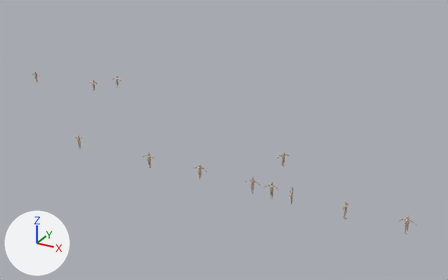
What one commit did to the Blender file ehdcjf11.blend.
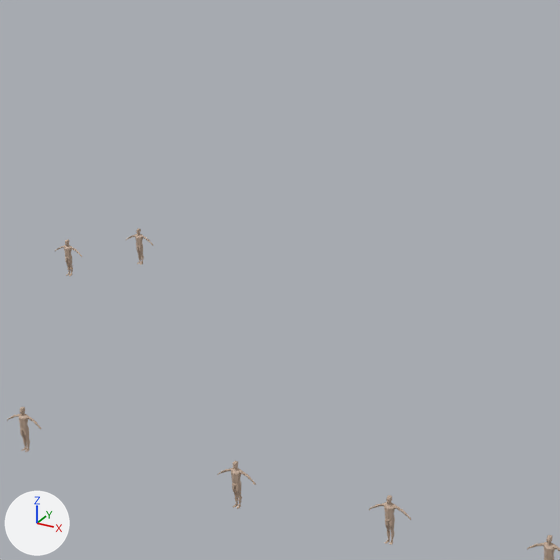
There are two pictures of each version: one whole from a 50 mm lens placed at (278.0, -270.0, 163.0), pointed at (88.0, 77.0, -10.0), one close up on the part from 16% to 57% of the width and 0% to 66% of the height. The lights are fixed; the arrows at lower left show +X, +Y and +Z.
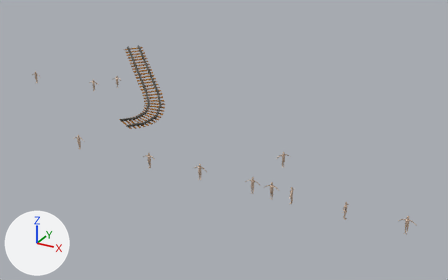
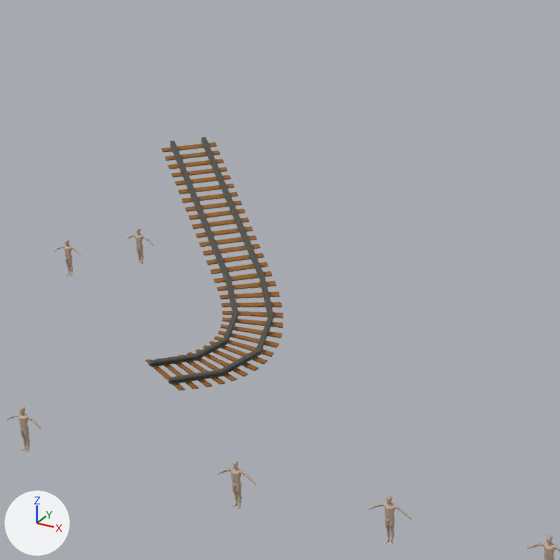
Boxes [x1, y1, x2, y2] around the edits, measured in the close-ups (560 x 560 px):
'Cube.014', added
    after: [145, 137, 283, 391]
    faces in mat_material_001 (brown #97621f): [145, 142, 283, 391]
    faces in mat_material (dark grey #524f48): [148, 137, 274, 384]

The change, as a diff of the scene's bpy script:
```diff
--- a/ehdcjf11.blend.py
+++ b/ehdcjf11.blend.py
@@ mat_material_001 @@
+mat_material_001 = principled_material('Material.001')
+mat_material_001.base_color = (0.31, 0.121, 0.014)  # brown #97621f
@@ mat_material @@
+mat_material = principled_material('Material')
+mat_material.base_color = (0.084, 0.0789, 0.0649)  # dark grey #524f48
@@ me_cube_015 @@
+me_cube_015.from_pydata(...)  # 88 vertices, 76 faces; spans x -10.6..10.6, y -9.8..9.9, z -0.8..1.5
+# faces by material slot: [24, 52]
+me_cube_015.materials.append(mat_material_001)  # brown #97621f
+me_cube_015.materials.append(mat_material)  # dark grey #524f48
@@ cu_nurbspath_002 @@
+cu_nurbspath_002 = bpy.data.curves.new('NurbsPath.002', 'CURVE')
+cu_nurbspath_002.dimensions = '3D'
+_sp = cu_nurbspath_002.splines.new('NURBS'); _sp.points.add(4)
+_sp.points.foreach_set('co', [-2.0, 0.0, 0.0, 1.0, -1.218, 1.035, 0.602, 1.0, -0.0497, 0.681, 0.408, 1.0, 1.063, -0.848, -0.509, 1.0, 2.0, 0.0, 0.0, 1.0])
+_sp.order_u = 5
+_sp.order_v = 0
+_sp.use_endpoint_u = True
+cu_nurbspath_002.use_path = True
+cu_nurbspath_002.fill_mode = 'FULL'
@@ ob_cube_014 @@
+ob_cube_014 = bpy.data.objects.new('Cube.014', me_cube_015)
+ob_cube_014.location = (0.0, 0.0, 0.0)
+ob_cube_014.scale = (0.741, 0.741, 0.741)
+_m = ob_cube_014.modifiers.new('Array', 'ARRAY')
+_m.count = 8
+_m.relative_offset_displace = (0.0, 1.0, 0.0)
+_m = ob_cube_014.modifiers.new('Curve', 'CURVE')
+_m.object = ob_nurbspath
@@ ob_nurbspath @@
+ob_nurbspath = bpy.data.objects.new('NurbsPath', cu_nurbspath_002)
+ob_nurbspath.location = (-0.118, 53.59, 0.0)
+ob_nurbspath.rotation_euler = (0.0, 0.0, 1.571)  # degrees (0, 0, 90)
+ob_nurbspath.scale = (-30.9, -30.9, -30.9)
```
